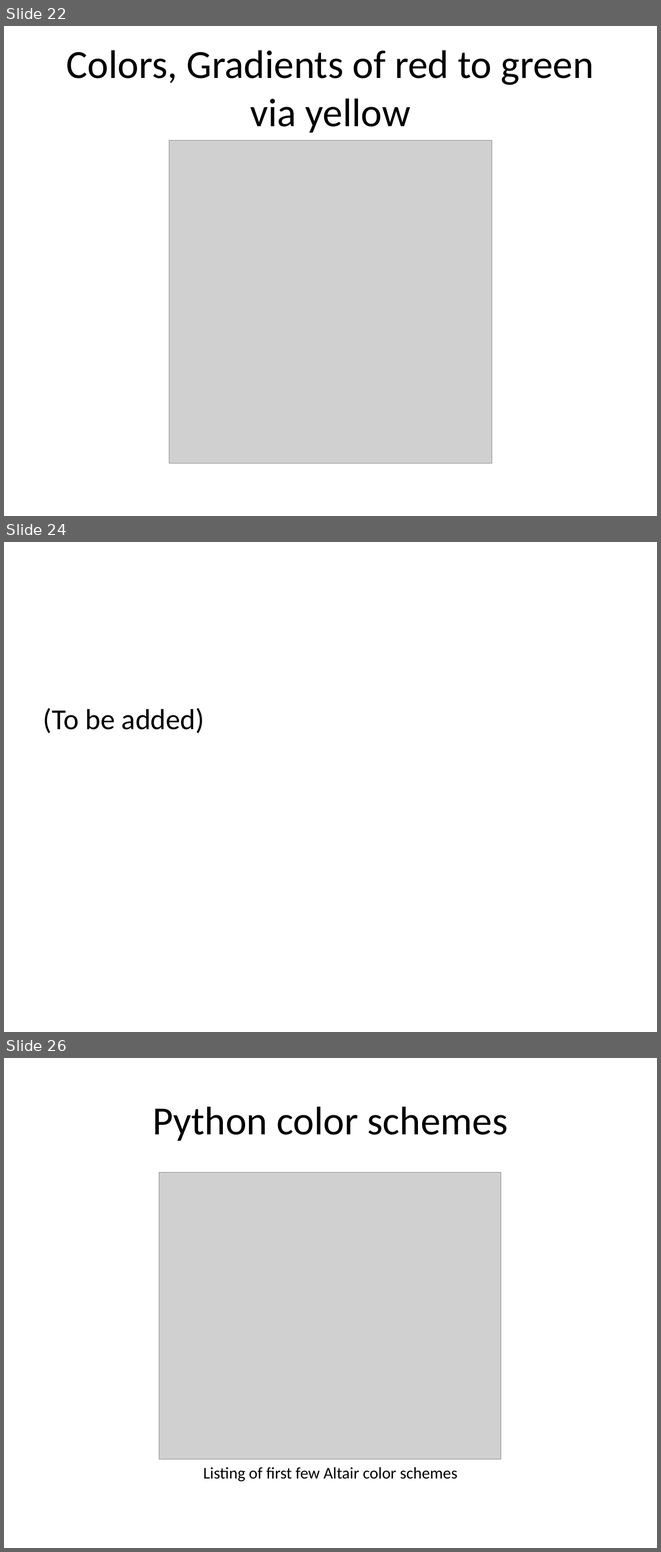
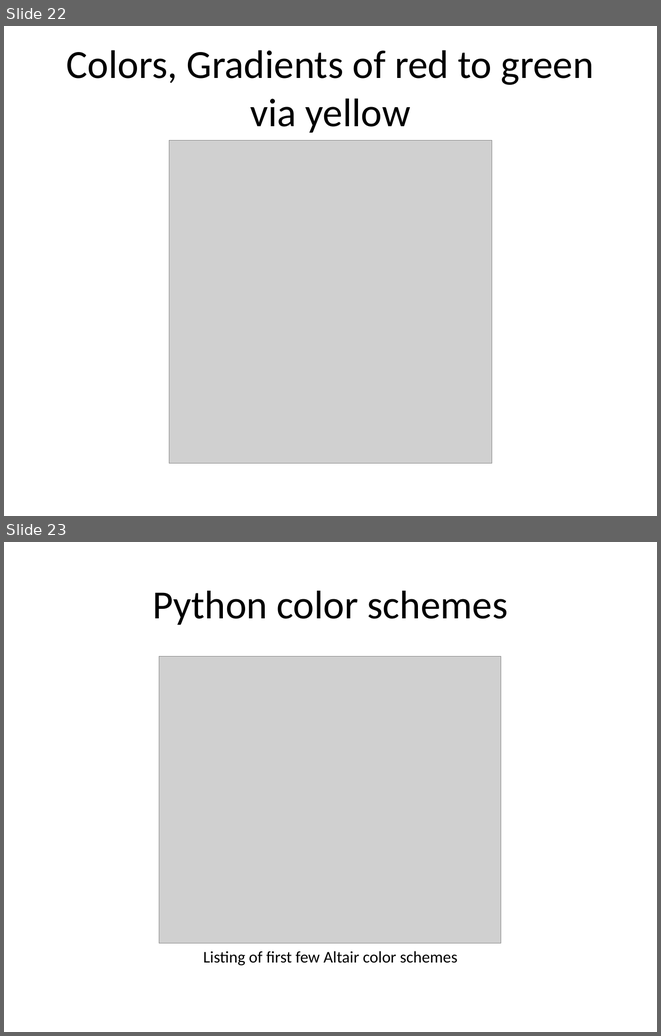
Before and after one commit to pmean/data-visualization, a slide deck: data-viz-02/component/tutorial-colors.pptx. Shown one above the other, each under a label of ours: slides 22, 24 and 26 before the commit, slides 22 and 23 after it; the slides between them are not shown. The pictures are 661x1552 and 661x1036 pixels, drawn with LibreOffice and Linux fonts; fonts in the diff are those of the drawing; grey boxes stand for pictures. Boxes give left, top, right and bottom in pixels: in the first picture for what was removed or moved away, otherwise in the second. Text is boxed around its words. In the diff, an @@ line names an element or a change of style, - is before the commit and + after.

```diff
--- a/data-viz-02/component/tutorial-colors.pptx
+++ b/data-viz-02/component/tutorial-colors.pptx
@@ slide 24 removed at [4, 542, 657, 1032], background #FFFFFF @@
@@ text removed at [43, 708, 204, 733] @@
-(To be added)
@@ what was slide 26 is now slide 23 @@
```
Also in this commit, not shown: 1 slide changed, 2 slides added, 3 other slides removed, 14 other files.
